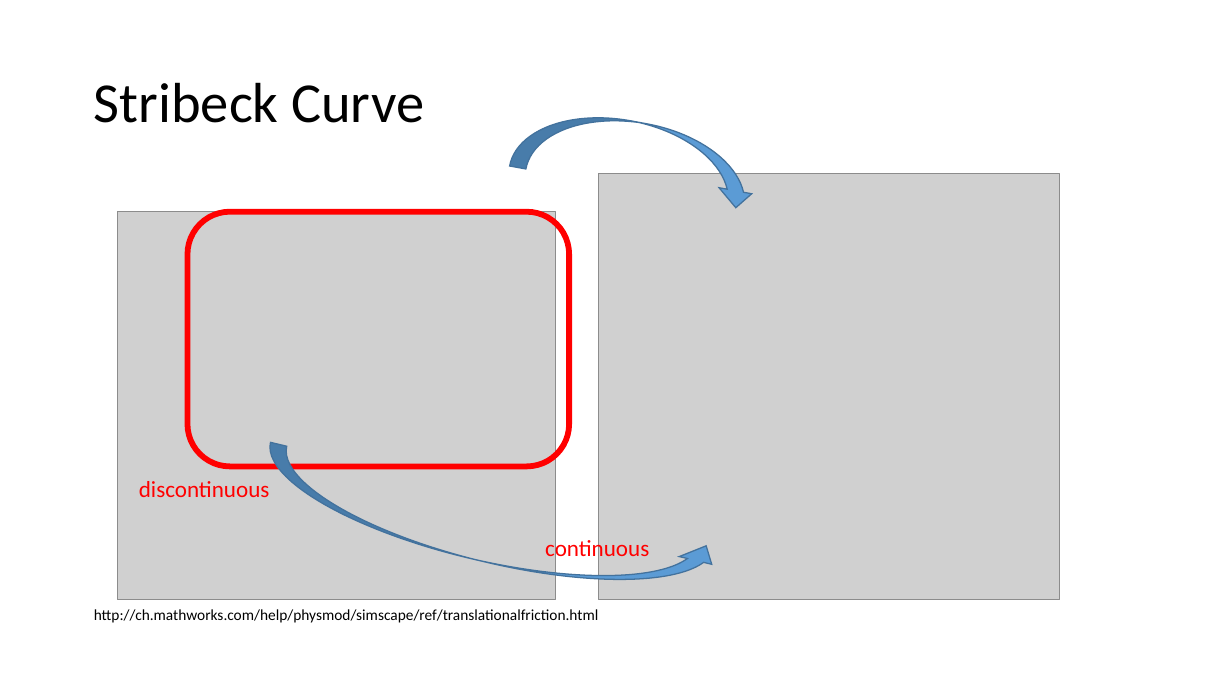
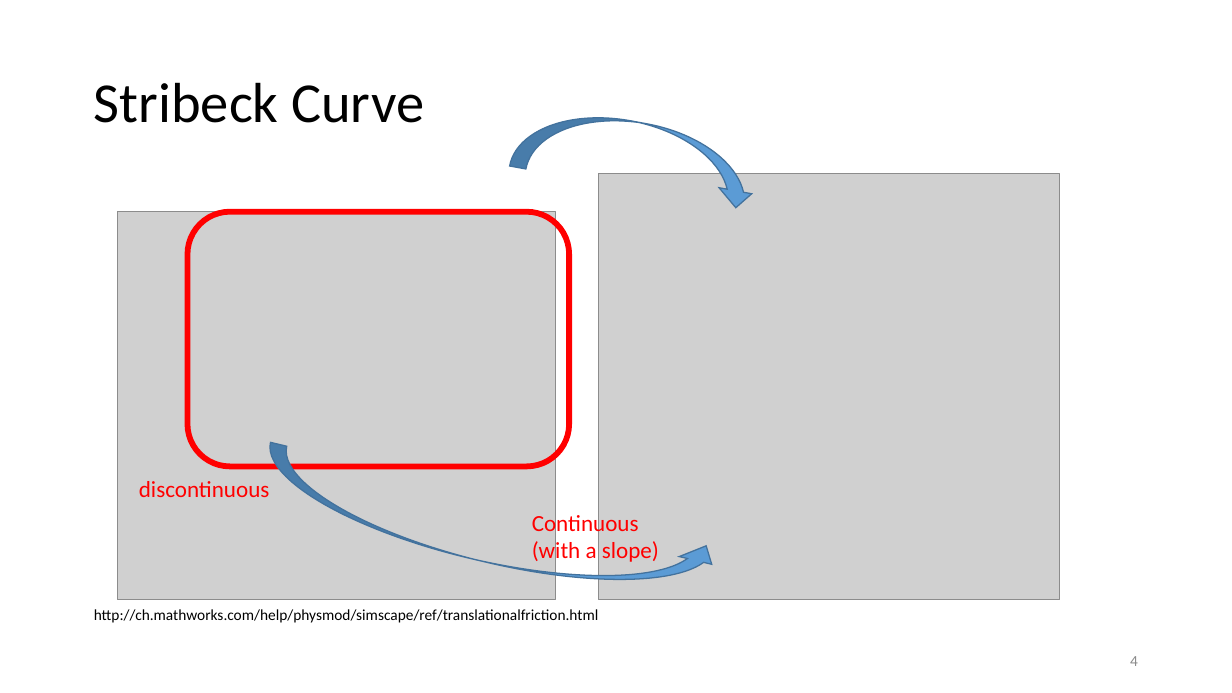
Before and after one commit to auralius/LuGre, a slide deck: slide 4 of The LuGre Friction Model.pptx (slide 5 before the commit). Drawn at 1232x693 pixels with LibreOffice and Linux fonts; fonts in the diff are those of the drawing; grey boxes stand for pictures. Boxes give left, top, right and bottom in pixels: in the first picture for what was removed or moved away, otherwise in the second. Text is boxed around its words. In the diff, an @@ line names an element or a change of style, - is before the commit and + after.

```diff
--- a/The LuGre Friction Model.pptx
+++ b/The LuGre Friction Model.pptx
@@ text at [532, 511, 659, 565]: text changed @@
-continuous
+Continuous
+(with a slope)
@@ page number added at [1130, 656, 1138, 666], 12 pt, text #8C8C8C @@
+4
```
Also in this commit, not shown: 3 other slides changed, 7 slides added, 2 slides removed.
